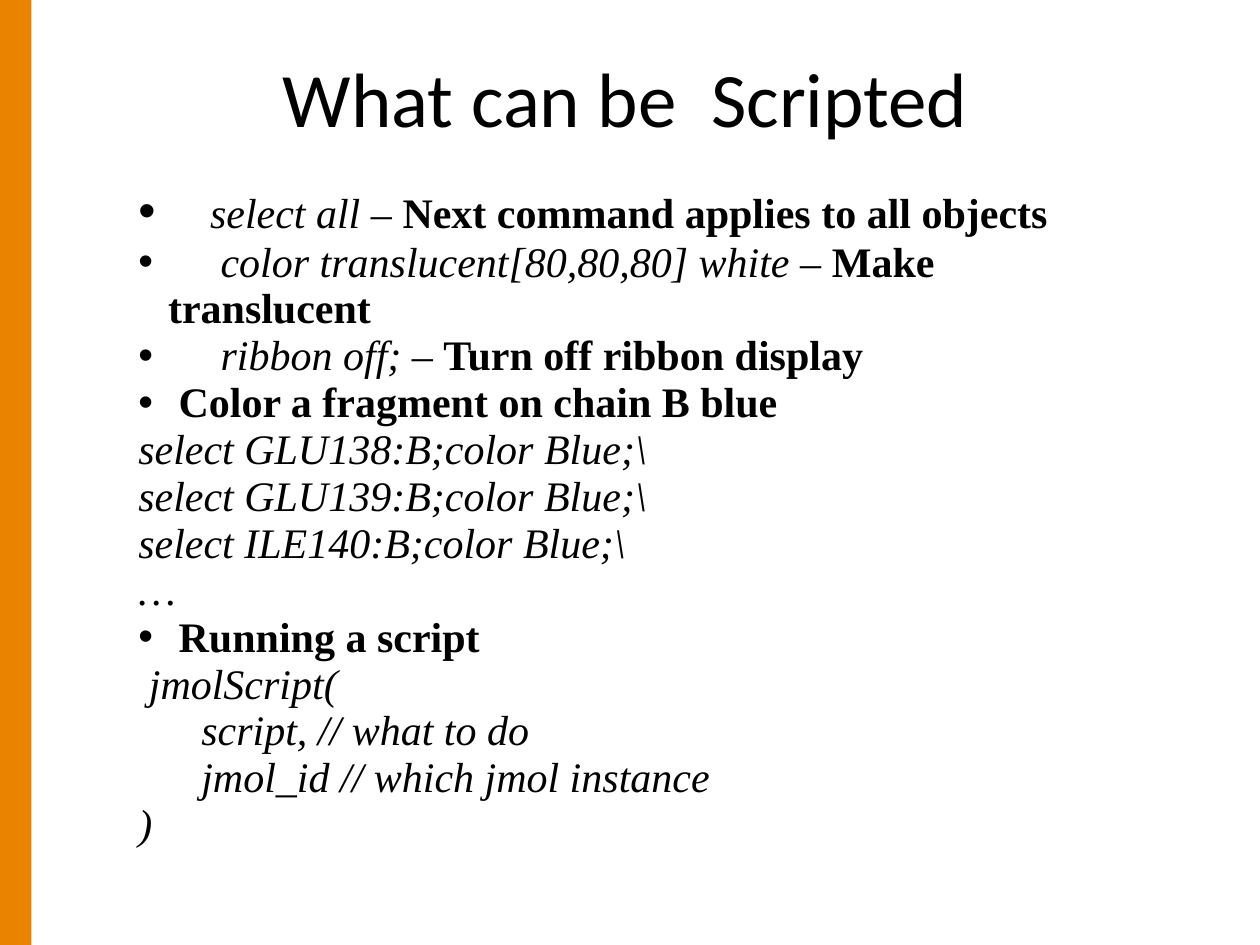
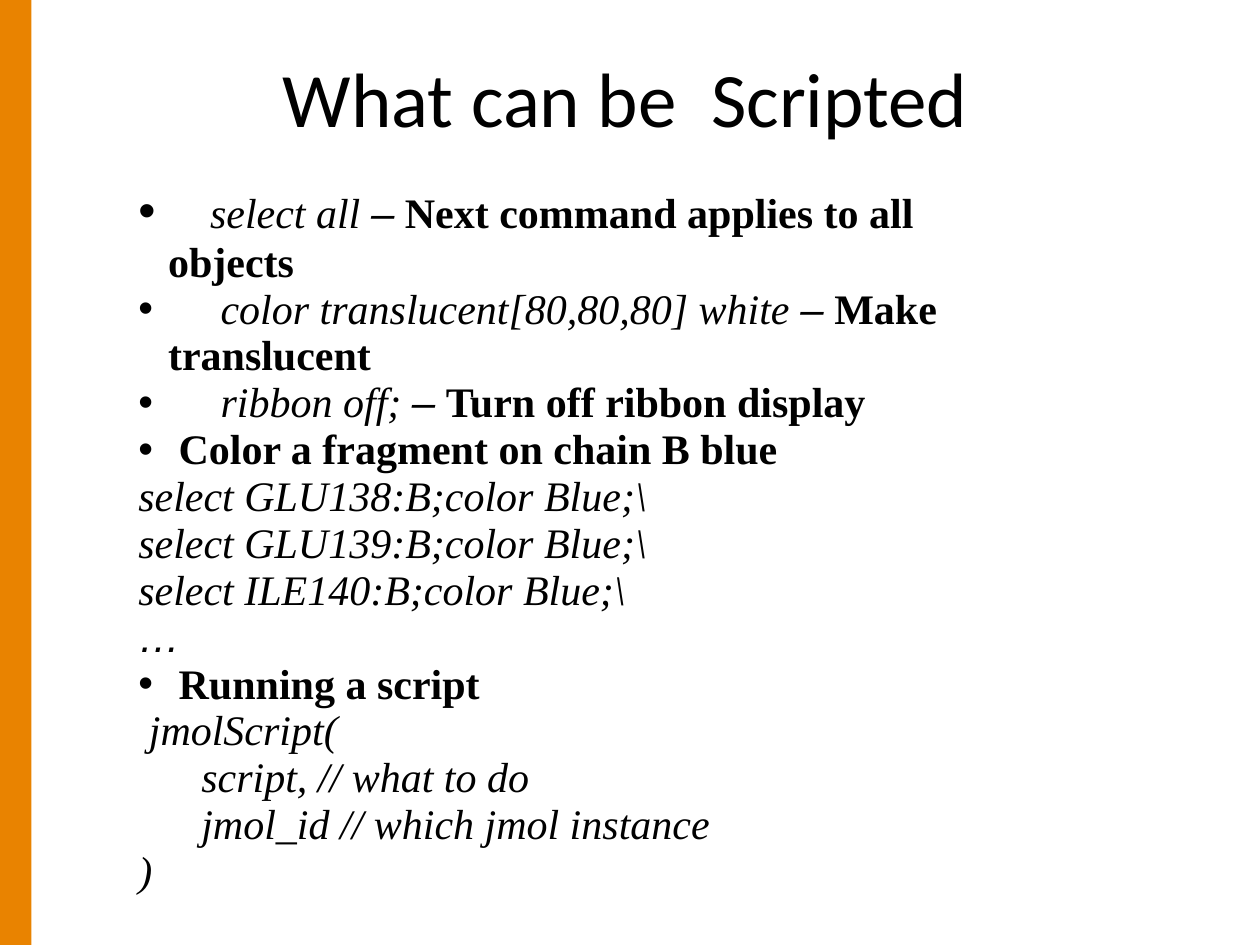
Before and after one commit to lordjoe/hydra-proteomics, a slide deck: slide 12 of jxtandem/Cascadia/2012/IlyaLabTalk.ppt. Drawn at 1260x945 pixels with LibreOffice and Linux fonts; fonts in the diff are those of the drawing; background and template pictures are left out. Boxes give left, top, right and bottom in pixels: in the first picture for what was removed or moved away, otherwise in the second. Text is boxed around its words. In the diff, an @@ line names an element or a change of style, - is before the commit and + after.

```diff
--- a/jxtandem/Cascadia/2012/IlyaLabTalk.ppt
+++ b/jxtandem/Cascadia/2012/IlyaLabTalk.ppt
@@ text at (x1=168, y1=199, x2=937, y2=426): font Times New Roman to Arial in "–", "–", "–", "…" @@
```
Also in this commit, not shown: 6 other slides changed.
